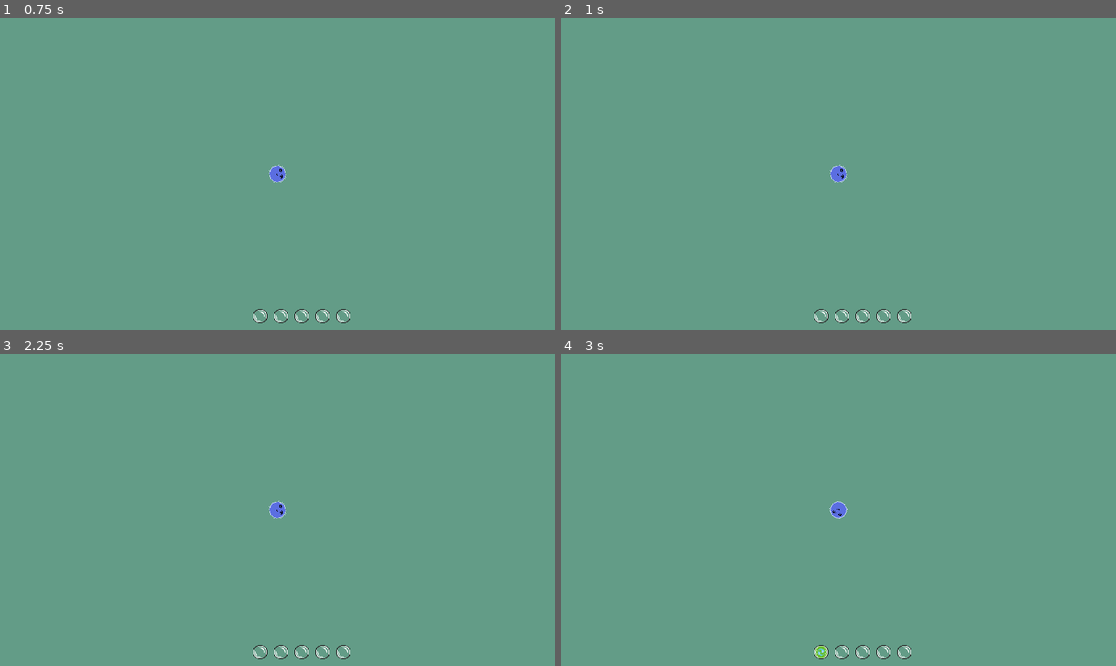
Above: before the commit, frames 1-4 (two rows, left to right).
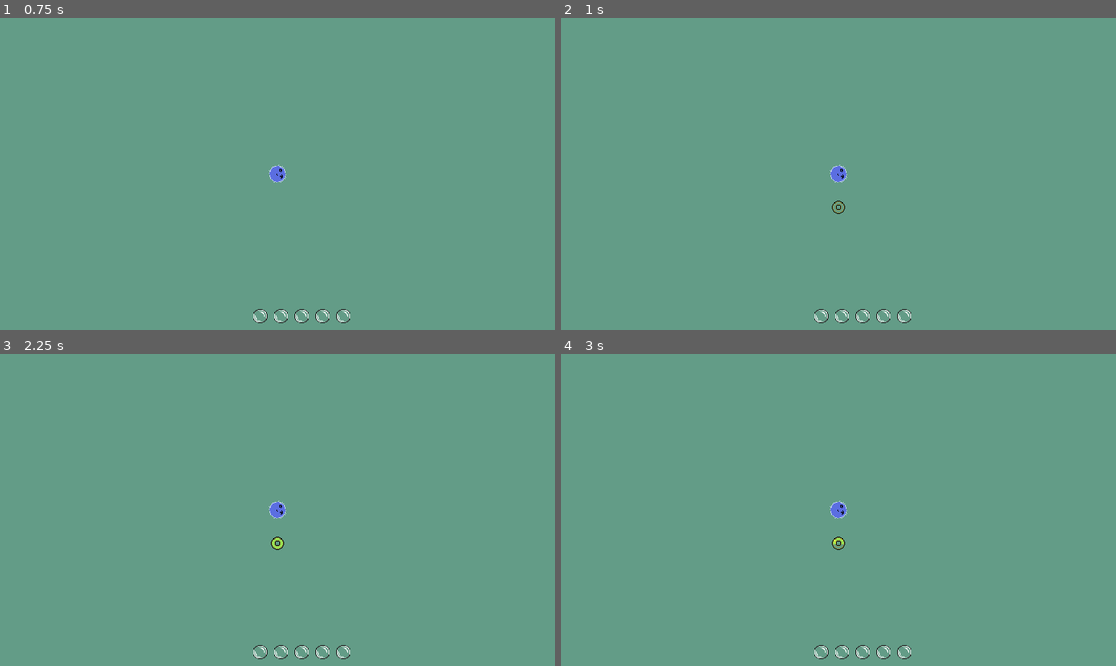
Above: after the commit, the same moments.

Repository: Ethan-D-S/primordial
Game: Godot game, scene res://main.tscn
The game is run twice, just before and just after one commit, with the same random seed, the same clock (stepped at 60 frames per second) and the same inputs.
Inputs (mouse positions are in pixels of both pictures, inside the frame that each line leads up to):
- Up to frame 1 (0.75 s): move the mouse to (399, 158) at 0.52 s; hold Space (dash) from 0.53 s (still down)
- Up to frame 2 (1 s): keep holding Space (dash); tap E (regenerate) at 0.8 s
- Up to frame 3 (2.25 s): tap Enter at 1.25 s; move the mouse to (166, 525) at 1.27 s; release Space (dash) at 1.28 s; tap E (regenerate) at 1.35 s; tap Space (dash) at 1.55, 2 s; move the mouse to (333, 441) at 2.02 s; hold Space (dash) from 2.03 s (still down)
- Up to frame 4 (3 s): tap E (regenerate) at 2.3 s; tap Enter at 2.75 s; move the mouse to (810, 572) at 2.77 s; release Space (dash) at 2.78 s; click (810, 572) at 2.85 s

Frame 1 is identical in both runs. In frame 2, less than 0.1% of the frame differs, in the area x 48-52%, y 58-63%; in frame 3, less than 0.1%; in frame 4, 0.2%, in the area x 45-52%, y 46-98%.

Commit message:
added regen animation

Diff:
--- a/player.tscn
+++ b/player.tscn
@@ -1,10 +1,11 @@
-[gd_scene load_steps=9 format=3 uid="uid://b6a1pk6os5cjd"]
+[gd_scene load_steps=23 format=3 uid="uid://b6a1pk6os5cjd"]
 
 [ext_resource type="Texture2D" uid="uid://elkqrxbfcygl" path="res://assets/sprites/primordial_player.png" id="1_4flbx"]
 [ext_resource type="Script" uid="uid://cmur2pxsrtip1" path="res://player.gd" id="1_onrkg"]
 [ext_resource type="Script" uid="uid://cb3jxk12woakn" path="res://ability.gd" id="3_hqtel"]
 [ext_resource type="Script" uid="uid://bd65d07y6mnwm" path="res://eat_algae_ability.gd" id="4_sweqy"]
 [ext_resource type="Script" uid="uid://b6fu3nfu0yg5s" path="res://regen_energy_ability.gd" id="5_sweqy"]
+[ext_resource type="Texture2D" uid="uid://bf11b3bmvml2q" path="res://assets/sprites/RegenFillSheet.png" id="6_1jxqw"]
 [ext_resource type="Script" uid="uid://bc7tfg7oqpnvf" path="res://dash_ability.gd" id="6_2hs0m"]
 
 [sub_resource type="CircleShape2D" id="CircleShape2D_i3pqv"]
@@ -12,6 +13,98 @@
 
 [sub_resource type="CircleShape2D" id="CircleShape2D_onrkg"]
 radius = 16.0312
+
+[sub_resource type="AtlasTexture" id="AtlasTexture_dw050"]
+atlas = ExtResource("6_1jxqw")
+region = Rect2(0, 0, 16, 16)
+
+[sub_resource type="AtlasTexture" id="AtlasTexture_b26j0"]
+atlas = ExtResource("6_1jxqw")
+region = Rect2(16, 0, 16, 16)
+
+[sub_resource type="AtlasTexture" id="AtlasTexture_n7ghd"]
+atlas = ExtResource("6_1jxqw")
+region = Rect2(32, 0, 16, 16)
+
+[sub_resource type="AtlasTexture" id="AtlasTexture_nvl01"]
+atlas = ExtResource("6_1jxqw")
+region = Rect2(48, 0, 16, 16)
+
+[sub_resource type="AtlasTexture" id="AtlasTexture_ivps1"]
+atlas = ExtResource("6_1jxqw")
+region = Rect2(64, 0, 16, 16)
+
+[sub_resource type="AtlasTexture" id="AtlasTexture_urp6f"]
+atlas = ExtResource("6_1jxqw")
+region = Rect2(80, 0, 16, 16)
+
+[sub_resource type="AtlasTexture" id="AtlasTexture_bwjto"]
+atlas = ExtResource("6_1jxqw")
+region = Rect2(96, 0, 16, 16)
+
+[sub_resource type="AtlasTexture" id="AtlasTexture_606se"]
+atlas = ExtResource("6_1jxqw")
+region = Rect2(112, 0, 16, 16)
+
+[sub_resource type="AtlasTexture" id="AtlasTexture_u1c27"]
+atlas = ExtResource("6_1jxqw")
+region = Rect2(128, 0, 16, 16)
+
+[sub_resource type="AtlasTexture" id="AtlasTexture_op7ga"]
+atlas = ExtResource("6_1jxqw")
+region = Rect2(144, 0, 16, 16)
+
+[sub_resource type="AtlasTexture" id="AtlasTexture_q13i1"]
+atlas = ExtResource("6_1jxqw")
+region = Rect2(160, 0, 16, 16)
+
+[sub_resource type="AtlasTexture" id="AtlasTexture_pylmc"]
+atlas = ExtResource("6_1jxqw")
+region = Rect2(176, 0, 16, 16)
+
+[sub_resource type="SpriteFrames" id="SpriteFrames_pbfsw"]
+animations = [{
+"frames": [{
+"duration": 1.0,
+"texture": SubResource("AtlasTexture_dw050")
+}, {
+"duration": 1.0,
+"texture": SubResource("AtlasTexture_b26j0")
+}, {
+"duration": 1.0,
+"texture": SubResource("AtlasTexture_n7ghd")
+}, {
+"duration": 1.0,
+"texture": SubResource("AtlasTexture_nvl01")
+}, {
+"duration": 1.0,
+"texture": SubResource("AtlasTexture_ivps1")
+}, {
+"duration": 1.0,
+"texture": SubResource("AtlasTexture_urp6f")
+}, {
+"duration": 1.0,
+"texture": SubResource("AtlasTexture_bwjto")
+}, {
+"duration": 1.0,
+"texture": SubResource("AtlasTexture_606se")
+}, {
+"duration": 1.0,
+"texture": SubResource("AtlasTexture_u1c27")
+}, {
+"duration": 1.0,
+"texture": SubResource("AtlasTexture_op7ga")
+}, {
+"duration": 1.0,
+"texture": SubResource("AtlasTexture_q13i1")
+}, {
+"duration": 1.0,
+"texture": SubResource("AtlasTexture_pylmc")
+}],
+"loop": true,
+"name": &"recharge",
+"speed": 5.0
+}]
 
 [node name="Player" type="CharacterBody2D" groups=["player"]]
 texture_filter = 1
@@ -39,6 +132,12 @@
 [node name="RegenEnergyAbility" type="Node" parent="Abilities"]
 script = ExtResource("5_sweqy")
 
+[node name="RegenCircleAnimation" type="AnimatedSprite2D" parent="Abilities/RegenEnergyAbility"]
+texture_filter = 1
+position = Vector2(0, 27)
+sprite_frames = SubResource("SpriteFrames_pbfsw")
+animation = &"recharge"
+
 [node name="DashAbility" type="Node" parent="Abilities"]
 script = ExtResource("6_2hs0m")
 energy_cost = 2.0
--- a/regen_energy_ability.gd
+++ b/regen_energy_ability.gd
@@ -6,13 +6,13 @@
 
 # player freezes while regenerating, making them vulnerable, hollow-knight style
 # time from button press to effect
-@export var regen_duration: float = 2.0
+@export var regen_duration: float = 2.5
 @export var energy_regen: int = 1
 
 var regen_timer: float = 0.0
 var is_active: bool = false
 
-
+@onready var animation: AnimatedSprite2D = $"RegenCircleAnimation"
 
 
 func _ready() -> void:
@@ -22,12 +22,16 @@
 func _physics_process(delta: float) -> void:
 	#reduce regen timer
 	if is_active:
+		animation.visible = true
+		animation.global_position = player.global_position + Vector2(0, 40)
 		regen_timer -= delta
 		player.velocity = Vector2.ZERO
 
 		# cancel regen
 		if regen_timer <= 0:
 			is_active = false
+			animation.stop()
+			animation.visible = false
 			player.gain_energy(energy_regen)
 			return
 
@@ -36,4 +40,7 @@
 	if is_active:
 		return
 	is_active = true
+	print("activate called")
+	animation.play("recharge")
+	print("animation playing: ", animation.is_playing())
 	regen_timer = regen_duration
Binary file added: assets/sprites/RegenFillSheet.png
Not shown, added: assets/sprites/RegenFillSheet.png.import
Not shown, changed: .DS_Store
Not shown, changed: assets/.DS_Store
